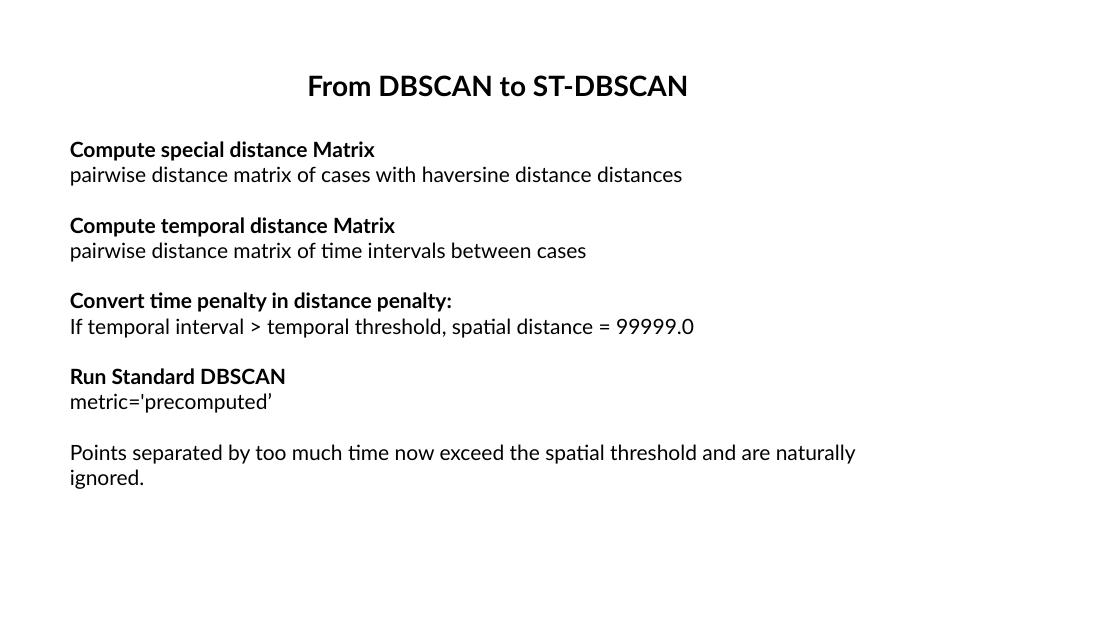
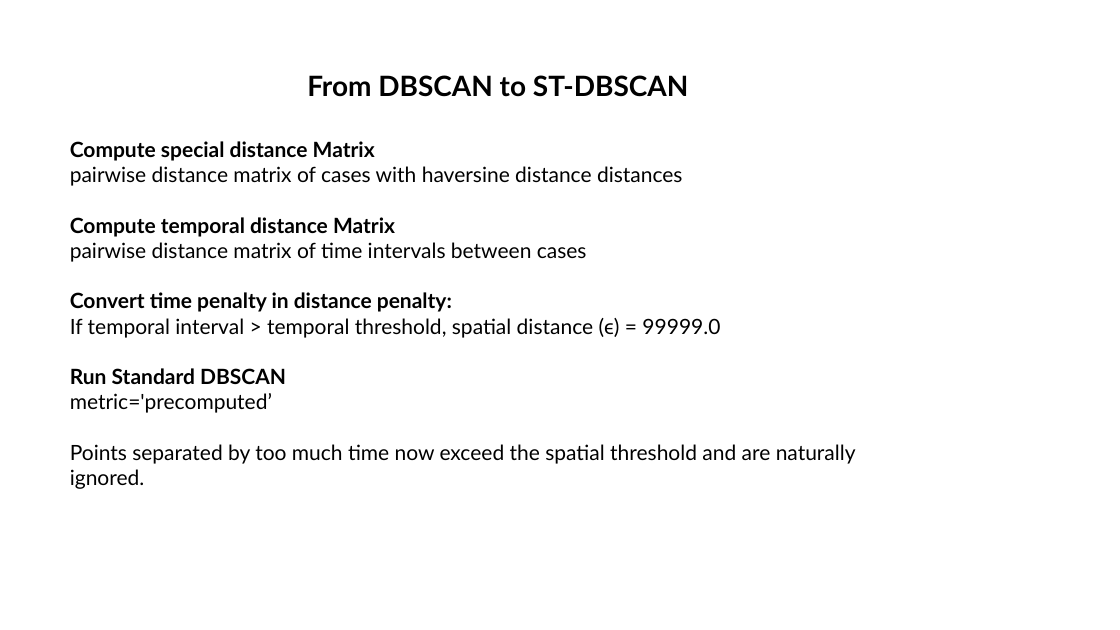
Before and after one commit to MatteoPS/suicide_forecasting, a slide deck: slide 2 of docs/ST-DBSCAN.pptx. Drawn at 1120x630 pixels with LibreOffice and Linux fonts; fonts in the diff are those of the drawing. Boxes give left, top, right and bottom in pixels: in the first picture for what was removed or moved away, otherwise in the second. Text is boxed around its words. In the diff, an @@ line names an element or a change of style, - is before the commit and + after.

```diff
--- a/docs/ST-DBSCAN.pptx
+++ b/docs/ST-DBSCAN.pptx
@@ text at bbox=[70, 292, 720, 338]: text changed @@
-Convert time penalty in distance penalty:
-If temporal interval > temporal threshold, spatial distance = 99999.0
+Convert time penalty in distance penalty:
+If temporal interval > temporal threshold, spatial distance (ϵ) = 99999.0
```
Also in this commit, not shown: 1 other slide changed, 1 slide added.
